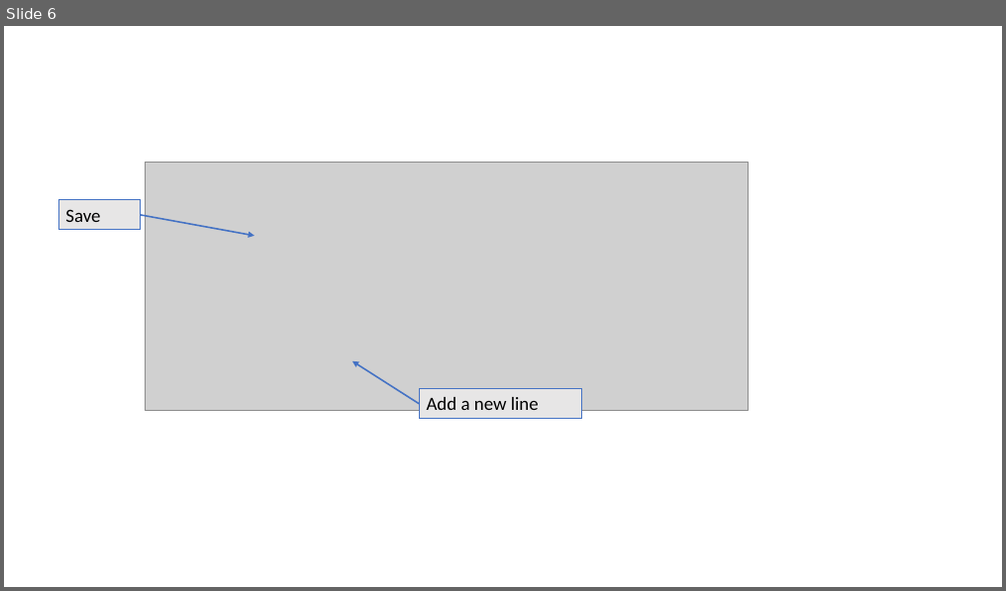
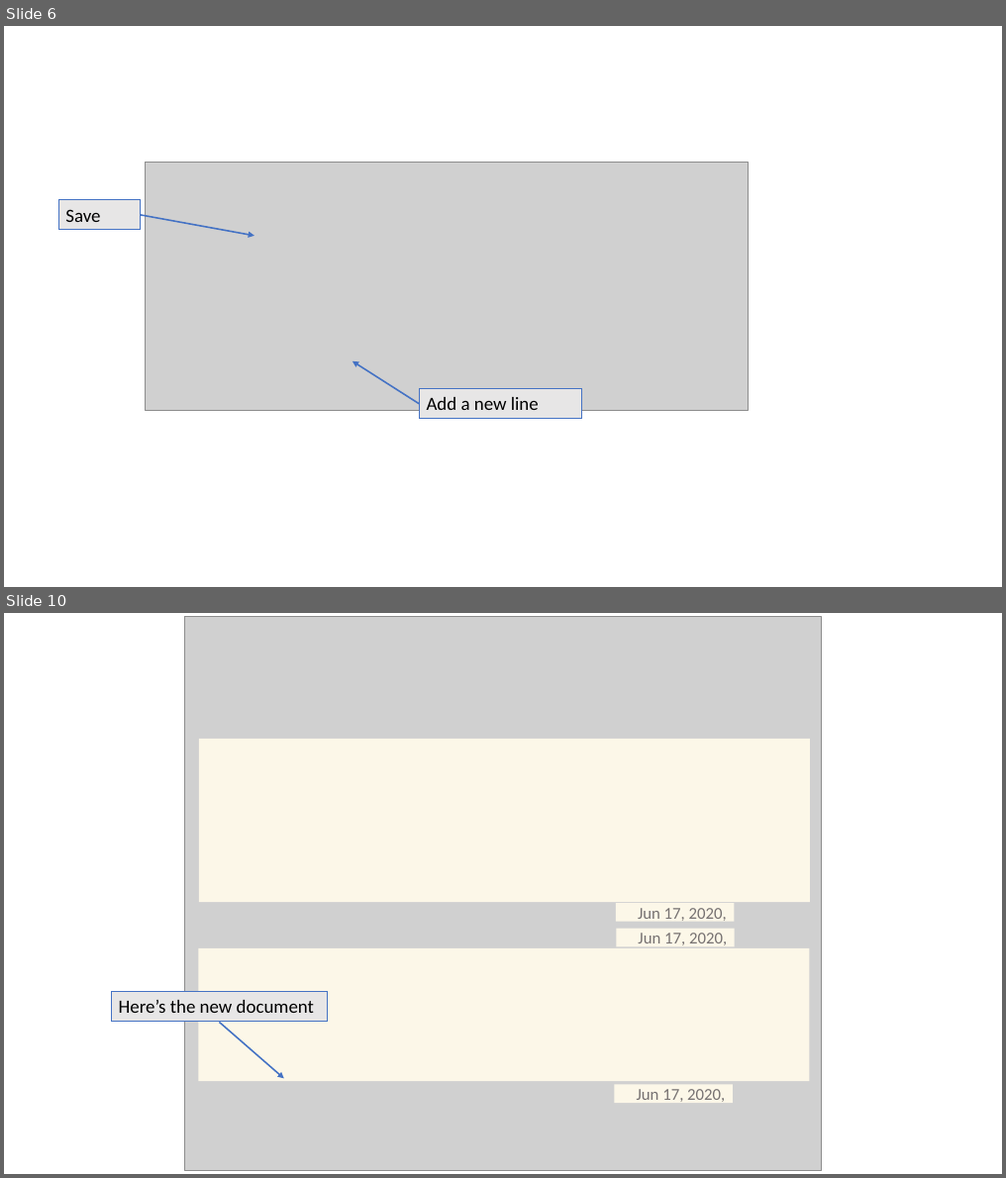
Before and after one commit to vgfield/Training-Development, a slide deck: Version Control.pptx. Shown one above the other, each under a label of ours: slide 6 before the commit, slides 6 and 10 after it; the slides between them are not shown. The pictures are 1006x591 and 1006x1178 pixels, drawn with LibreOffice and Linux fonts; fonts in the diff are those of the drawing; grey boxes stand for pictures. Boxes give left, top, right and bottom in pixels: in the first picture for what was removed or moved away, otherwise in the second. Text is boxed around its words. In the diff, an @@ line names an element or a change of style, - is before the commit and + after.

```diff
--- a/Version Control.pptx
+++ b/Version Control.pptx
@@ slide 10 added at (x1=4, y1=613, x2=1002, y2=1174), background #FFFFFF @@
@@ picture added at (x1=185, y1=617, x2=822, y2=1170) @@
@@ rectangle added at (x1=199, y1=739, x2=810, y2=903), fill #FCF7E8 @@
@@ rectangle added at (x1=616, y1=903, x2=734, y2=922), fill #FCF7E8, 16 pt, text #767171 @@
+Jun 17, 2020,
@@ rectangle added at (x1=617, y1=929, x2=735, y2=948), fill #FCF7E8, 16 pt, text #767171 @@
+Jun 17, 2020,
@@ rectangle added at (x1=199, y1=949, x2=810, y2=1081), fill #FCF7E8 @@
@@ rectangle added at (x1=111, y1=992, x2=328, y2=1022), fill #E7E6E6, outline #4472C4 0.75 pt, 18 pt, text #000000 @@
+Here’s the new document
@@ arrow added from (220, 1023) to (284, 1078), #4472C4 1.5 pt @@
@@ rectangle added at (x1=614, y1=1084, x2=733, y2=1103), fill #FCF7E8, 16 pt, text #767171 @@
+Jun 17, 2020,
```
Also in this commit, not shown: 7 other slides added, 3 other files.
